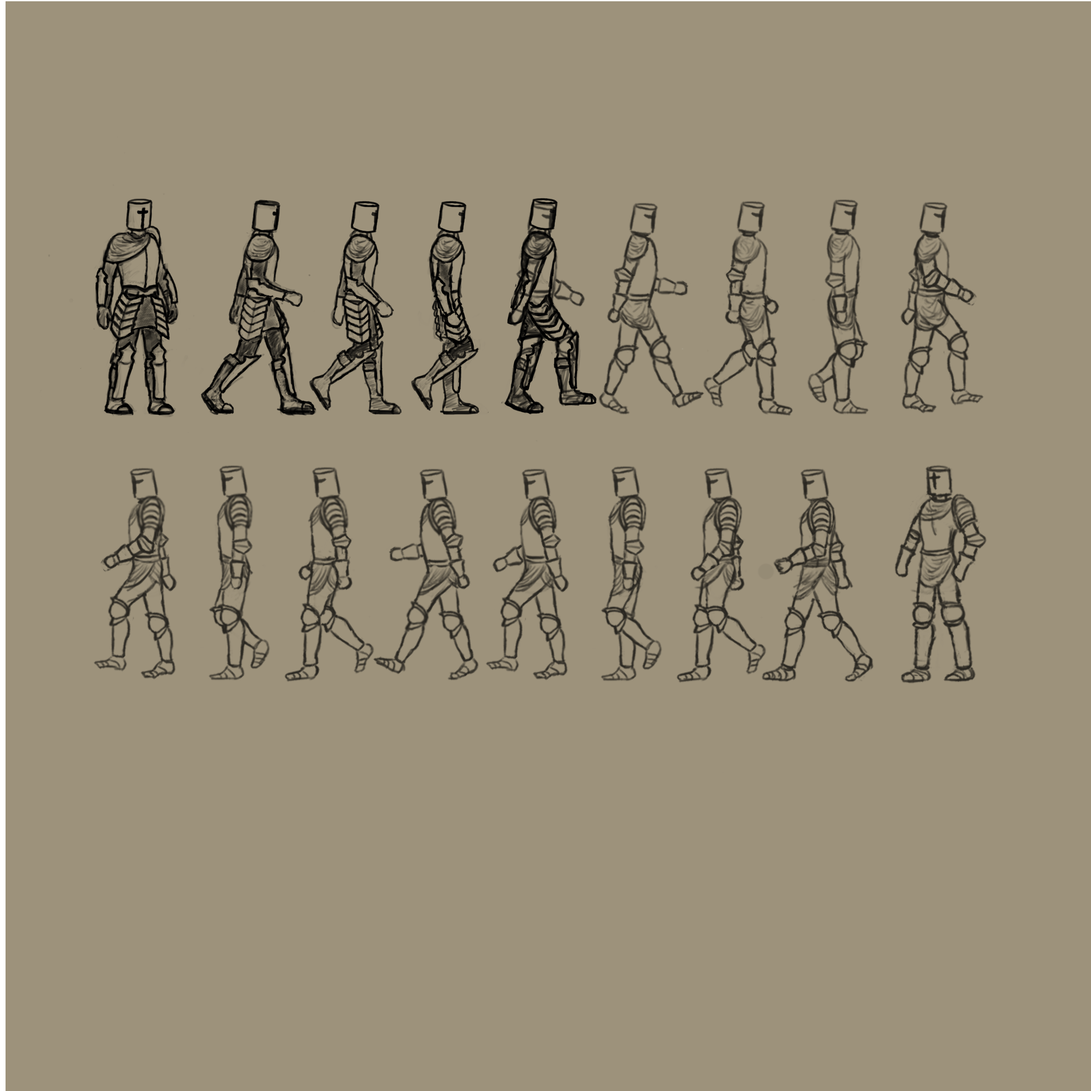
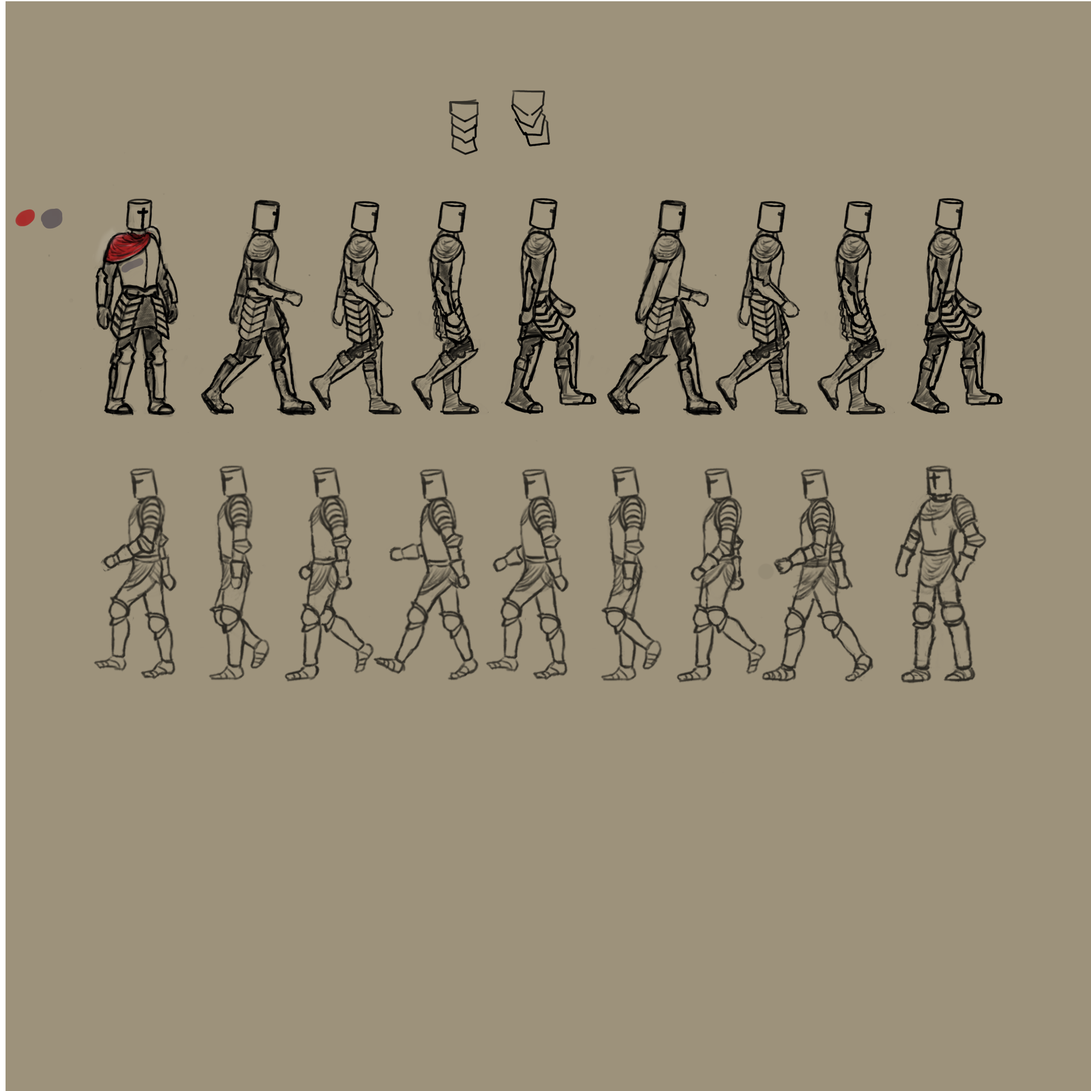
Layered file, before and after one edit (1091x1091). Changes by layer:
removed layer "Walking Left" over 40, 89, 988, 417
added layer "Pasted Layer #1" above "Pasted Layer #2" over 586, 197, 1004, 417
added layer "Pasted Layer #2" above "Layer #2" over 40, 89, 988, 417
added layer "Layer #2" above "Walking Right" over 15, 208, 159, 273
hid "Walking Right", painted on it over 115, 135, 985, 417
